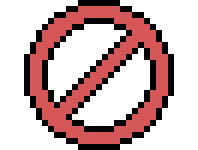
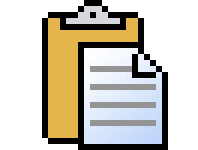
Layered file, before and after one edit (198×150). Changes by layer:
added layer "Layer 34" above "Layer 33" over [left=42, top=0, right=168, bottom=150]
hid "Layer 25" over [left=24, top=0, right=174, bottom=150]
